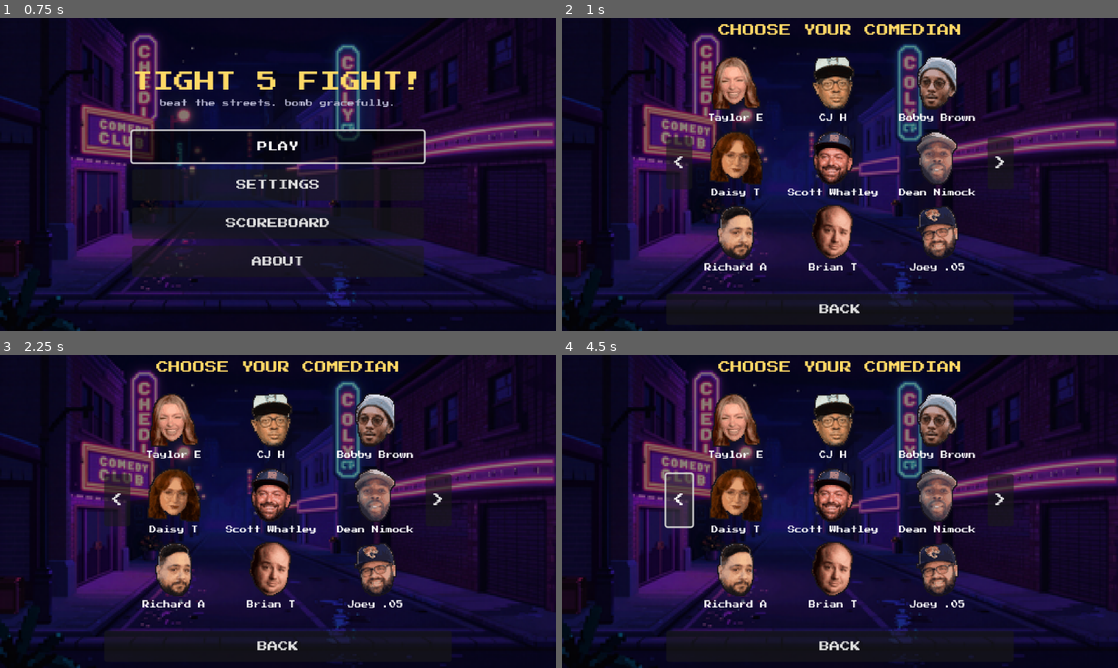
Above: before the commit, frames 1-4 (two rows, left to right).
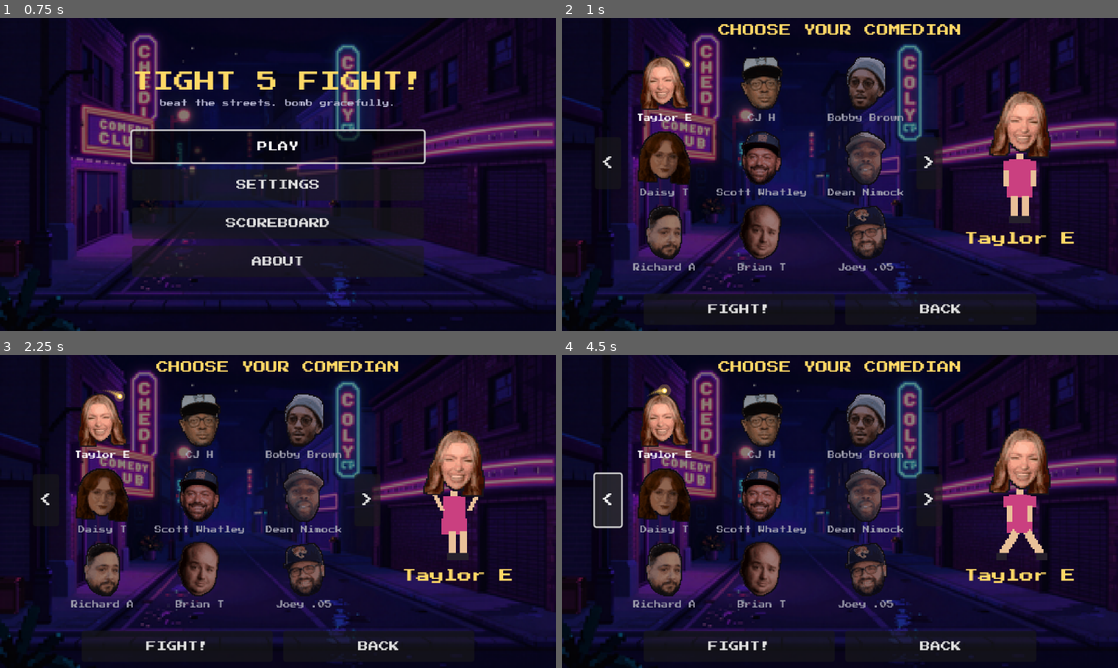
Above: after the commit, the same moments.

Repository: imehesz/tight-5-fight
Game: Godot game, scene res://scenes/splash.tscn
The game is run twice, just before and just after one commit, with the same random seed, the same clock (stepped at 60 frames per second) and the same inputs.
Inputs (mouse positions are in pixels of both pictures, inside the frame that each line leads up to):
- Up to frame 1 (0.75 s): tap Enter at 0.5 s; move the mouse to (400, 158) at 0.52 s; hold D (move_right) from 0.53 s (still down); tap K (kick) at 0.6 s; click (400, 158) at 0.67 s
- Up to frame 2 (1 s): keep holding D (move_right); tap J (punch) at 0.8 s
- Up to frame 3 (2.25 s): release D (move_right) at 1.25 s; click "BACK" at 1.25 s; click "PLAY" at 2 s
- Up to frame 4 (4.5 s): drag from (728, 527) to (812, 574) at 2.77 s; click "<" at 3.5 s; click "<" at 4.25 s

Frame 1 is identical in both runs. In frame 2, 22% of the frame differs, in the area x 7-93%, y 11-95%; in frame 3, 22%; in frame 4, 23%, in the area x 5-93%, y 9-95%.

Commit message:
Eveyrthing is bigger and dancing :)

Diff:
--- a/project.godot
+++ b/project.godot
@@ -27,6 +27,7 @@
 window/size/window_width_override=1280
 window/size/window_height_override=720
 window/stretch/mode="canvas_items"
+window/stretch/aspect="expand"
 window/handheld/orientation=4
 
 [gui]
--- a/scenes/character_select.gd
+++ b/scenes/character_select.gd
@@ -1,12 +1,62 @@
 extends MenuBase
-## Character Select: grid of comedian heads parsed from characters.json,
-## paged 9 at a time with LEFT/RIGHT arrows when there's more than one page.
+## Character Select: grid of comedian heads parsed from characters.json
+## (paged 9 at a time with LEFT/RIGHT arrows) on the left, a dancing
+## preview of the highlighted comedian on the right. Tapping a head only
+## selects it; the FIGHT! button starts the run.
 
 const GRID_COLUMNS := 3
 const PAGE_SIZE := 9
+const PREVIEW_SIZE := Vector2(150, 170)
+## 1.5x the in-game fighter size.
+const PREVIEW_SCALE := Fighter.BODY_SCALE * 1.5
 
 var _page := 0
+var _selected := -1
 var _grid: GridContainer
+var _dancer: Dancer
+var _preview_name: Label
+var _fight_btn: Button
+var _orbit: SelectionOrbit
+
+
+## A shiny golden dot with a fading trail circling the selected head.
+class SelectionOrbit extends Control:
+	const GOLD := Color(1.0, 0.84, 0.35)
+	const LOOPS_PER_SEC := 0.6
+	const TRAIL := 10
+	var _t := 0.0
+
+	func _ready() -> void:
+		mouse_filter = Control.MOUSE_FILTER_IGNORE
+
+	func _process(delta: float) -> void:
+		# Track the head button's rect by hand: anchors don't reliably pick
+		# up the parent's size while the grid is being (re)laid out.
+		var p := get_parent() as Control
+		if p:
+			position = Vector2.ZERO
+			size = p.size
+		_t = fposmod(_t + delta * LOOPS_PER_SEC, 1.0)
+		queue_redraw()
+
+	func _draw() -> void:
+		for i in range(TRAIL, 0, -1):
+			var p := _point_on_orbit(fposmod(_t - i * 0.012, 1.0))
+			var fade := 1.0 - float(i) / (TRAIL + 1)
+			draw_circle(p, 4.5 * fade, Color(GOLD.r, GOLD.g, GOLD.b, 0.16 * fade))
+			draw_circle(p, 2.0 * fade, Color(GOLD.r, GOLD.g, GOLD.b, 0.6 * fade))
+		# Head of the comet: soft glow, gold body, twinkling white core.
+		var head := _point_on_orbit(_t)
+		var pulse := 1.0 + 0.25 * sin(Time.get_ticks_msec() * 0.012)
+		draw_circle(head, 6.0 * pulse, Color(GOLD.r, GOLD.g, GOLD.b, 0.25))
+		draw_circle(head, 3.0, GOLD)
+		draw_circle(head, 1.4 * pulse, Color(1.0, 0.98, 0.9))
+
+	## Maps t in [0,1) to a point on a circle hugging the head, starting
+	## at the top and running clockwise.
+	func _point_on_orbit(t: float) -> Vector2:
+		var radius := minf(size.x, size.y) / 2.0 + 2.0
+		return size / 2.0 + Vector2.from_angle(t * TAU - PI / 2.0) * radius
 
 
 func _ready() -> void:
@@ -32,13 +82,76 @@
 	row.add_child(center)
 	if paged:
 		row.add_child(_arrow_button(">", 1))
+	row.add_child(_build_preview())
 
 	_fill_page()
 	if GameState.characters.is_empty():
 		add_text(box, "No characters found in data/characters.json!")
 
 	add_spacer(box, 10)
-	add_button(box, "BACK", func(): GameState.change_scene(GameState.SCENE_MAIN_MENU))
+	var buttons := HBoxContainer.new()
+	buttons.alignment = BoxContainer.ALIGNMENT_CENTER
+	buttons.add_theme_constant_override("separation", 12)
+	box.add_child(buttons)
+	_fight_btn = add_button(buttons, "FIGHT!", func(): GameState.start_new_game(_selected))
+	add_button(buttons, "BACK", func(): GameState.change_scene(GameState.SCENE_MAIN_MENU))
+
+	if GameState.characters.is_empty():
+		_fight_btn.disabled = true
+	else:
+		_select(0)
+
+
+func _build_preview() -> Control:
+	var panel := VBoxContainer.new()
+	panel.alignment = BoxContainer.ALIGNMENT_CENTER
+	var stage := Control.new()
+	stage.custom_minimum_size = PREVIEW_SIZE
+	panel.add_child(stage)
+	_dancer = Dancer.new()
+	_dancer.position = Vector2(PREVIEW_SIZE.x / 2.0, PREVIEW_SIZE.y - 6.0)
+	_dancer.scale = Vector2(PREVIEW_SCALE, PREVIEW_SCALE)
+	stage.add_child(_dancer)
+	_preview_name = Label.new()
+	_preview_name.horizontal_alignment = HORIZONTAL_ALIGNMENT_CENTER
+	_preview_name.autowrap_mode = TextServer.AUTOWRAP_WORD_SMART
+	_preview_name.custom_minimum_size = Vector2(PREVIEW_SIZE.x, 0)
+	_preview_name.add_theme_font_size_override("font_size", 16)
+	_preview_name.add_theme_color_override("font_color", Color(1.0, 0.85, 0.4))
+	panel.add_child(_preview_name)
+	return panel
+
+
+func _select(index: int) -> void:
+	_selected = index
+	var cfg: Dictionary = GameState.characters[index]
+	_dancer.set_character(cfg)
+	_preview_name.text = String(cfg.get("CharacterName", "?"))
+	_fight_btn.disabled = false
+	_update_highlights()
+
+
+func _update_highlights() -> void:
+	_detach_orbit()
+	for card in _grid.get_children():
+		var on: bool = card.get_meta("index", -1) == _selected
+		card.modulate = Color(1, 1, 1) if on else Color(0.62, 0.62, 0.68)
+		if on:
+			if _orbit == null:
+				_orbit = SelectionOrbit.new()
+			card.get_child(0).add_child(_orbit)
+
+
+## The orbit is parked (unparented) while its card is being rebuilt or the
+## selection lives on another page, so page turns never free it.
+func _detach_orbit() -> void:
+	if _orbit and _orbit.get_parent():
+		_orbit.get_parent().remove_child(_orbit)
+
+
+func _exit_tree() -> void:
+	if _orbit and not _orbit.is_inside_tree():
+		_orbit.free()
 
 
 func _page_count() -> int:
@@ -51,12 +164,14 @@
 
 
 func _fill_page() -> void:
+	_detach_orbit()
 	for c in _grid.get_children():
 		_grid.remove_child(c)
 		c.queue_free()
 	var start := _page * PAGE_SIZE
 	for i in range(start, mini(start + PAGE_SIZE, GameState.characters.size())):
 		_grid.add_child(_character_card(i, GameState.characters[i]))
+	_update_highlights()
 
 
 func _arrow_button(label: String, dir: int) -> Button:
@@ -74,12 +189,15 @@
 func _character_card(index: int, cfg: Dictionary) -> VBoxContainer:
 	var card := VBoxContainer.new()
 	card.alignment = BoxContainer.ALIGNMENT_CENTER
+	card.set_meta("index", index)
 	var btn := TextureButton.new()
 	btn.texture_normal = CharacterFactory.head_texture(String(cfg.get("HeadSpritePath", "")))
 	btn.ignore_texture_size = true
 	btn.stretch_mode = TextureButton.STRETCH_KEEP_ASPECT_CENTERED
 	btn.custom_minimum_size = Vector2(64, 64)
-	btn.pressed.connect(func(): GameState.start_new_game(index))
+	btn.pressed.connect(func():
+		GameState.play_sfx("click")
+		_select(index))
 	card.add_child(btn)
 	var name_label := Label.new()
 	name_label.text = String(cfg.get("CharacterName", "?"))
--- a/scenes/game_over.gd
+++ b/scenes/game_over.gd
@@ -2,16 +2,9 @@
 ## Game Over: final score, high-score callout, replay / menu options,
 ## plus the just-played character dancing it off on the left.
 
-## Dance poses: walk cycle and "hit" (arms flung up in the air).
-const DANCE_ANIMS := ["walk", "hit"]
-## 1.5x the in-game fighter size.
-const DANCE_SCALE := Fighter.BODY_SCALE * 1.5
+## Twice the in-game fighter size.
+const DANCE_SCALE := Fighter.BODY_SCALE * 2.0
 const DANCE_FEET_POS := Vector2(110, 330)
-
-var _body: AnimatedSprite2D
-var _head: Sprite2D
-var _head_offset := Vector2.ZERO
-var _dance_timer: Timer
 
 
 func _ready() -> void:
@@ -30,46 +23,8 @@
 	add_button(box, "PLAY AGAIN", func(): GameState.change_scene(GameState.SCENE_CHARACTER_SELECT))
 	add_button(box, "SCOREBOARD", func(): GameState.change_scene(GameState.SCENE_SCOREBOARD))
 	add_button(box, "MAIN MENU", func(): GameState.change_scene(GameState.SCENE_MAIN_MENU))
-	_build_dancer()
-
-
-## Rebuild the played character (body + socketed head, like Fighter does)
-## and let them dance: random walk / arms-up poses, head glancing left/right.
-func _build_dancer() -> void:
-	var cfg := GameState.selected_character_data()
-	var dancer := Node2D.new()
+	var dancer := Dancer.new()
 	dancer.position = DANCE_FEET_POS
 	dancer.scale = Vector2(DANCE_SCALE, DANCE_SCALE)
+	dancer.set_character(GameState.selected_character_data())
 	add_child(dancer)
-
-	_body = AnimatedSprite2D.new()
-	_body.sprite_frames = CharacterFactory.body_frames(
-			String(cfg.get("BodyType", "M")),
-			Color.from_string(String(cfg.get("SkinColor", "")),
-					CharacterFactory.DEFAULT_SKIN))
-	_body.offset = Vector2(0, -CharacterFactory.FRAME_H / 2.0)
-	dancer.add_child(_body)
-
-	_head = Sprite2D.new()
-	_head.texture = CharacterFactory.head_texture(String(cfg.get("HeadSpritePath", "")))
-	var s := Fighter.HEAD_SCALE * maxf(float(cfg.get("HeadScale", 1.0)), 0.1) \
-			* (Fighter.HEAD_BASE_PX / maxf(_head.texture.get_width(), 1.0))
-	_head.scale = Vector2(s, s)
-	_head_offset = Vector2(float(cfg.get("HeadOffsetX", 0)), float(cfg.get("HeadOffsetY", 0)))
-	dancer.add_child(_head)
-
-	_dance_timer = Timer.new()
-	_dance_timer.one_shot = true
-	_dance_timer.timeout.connect(_dance_step)
-	add_child(_dance_timer)
-	_dance_step()
-
-
-func _dance_step() -> void:
-	var anim: String = DANCE_ANIMS.pick_random()
-	_body.play(anim)
-	_head.flip_h = randi() % 2 == 0
-	var neck := CharacterFactory.head_offset(anim)
-	var lift := _head.texture.get_height() * _head.scale.y / 2.0 - 4.0
-	_head.position = Vector2(neck.x + _head_offset.x, neck.y - lift + _head_offset.y)
-	_dance_timer.start(randf_range(0.4, 0.9))
--- a/scenes/venue.gd
+++ b/scenes/venue.gd
@@ -60,17 +60,21 @@
 
 # ---------------------------------------------------------------- setup
 func _build_background(data: Dictionary) -> void:
+	var view := get_viewport().get_visible_rect().size
 	var path := String(data.get("InteriorSpritePath", ""))
 	if ResourceLoader.exists(path):
 		var bg := Sprite2D.new()
 		bg.texture = load(path)
 		bg.centered = false
+		# Stretch the 640x360 art to the device's visible size — phones wider
+		# than 16:9 expand the viewport (stretch/aspect="expand").
+		bg.scale = view / bg.texture.get_size()
 		bg.z_index = -10
 		add_child(bg)
 	else:
 		var rect := ColorRect.new()
 		rect.color = Color(0.2, 0.1, 0.15)
-		rect.size = Vector2(640, 360)
+		rect.size = view
 		rect.z_index = -10
 		add_child(rect)
 
--- /dev/null
+++ b/scripts/dancer.gd
@@ -0,0 +1,57 @@
+class_name Dancer
+extends Node2D
+## A modular character (body + socketed head, assembled like Fighter)
+## dancing in place: random walk / arms-up poses, head glancing left and
+## right. Node origin is at the character's feet.
+
+## Dance poses: walk cycle and "hit" (arms flung up in the air).
+const DANCE_ANIMS := ["walk", "hit"]
+
+var _body: AnimatedSprite2D
+var _head: Sprite2D
+var _head_offset := Vector2.ZERO
+var _timer: Timer
+
+
+func _ready() -> void:
+	_timer = Timer.new()
+	_timer.one_shot = true
+	_timer.timeout.connect(_dance_step)
+	add_child(_timer)
+	if _body:
+		_dance_step()
+
+
+## Apply a character entry from characters.json. Safe to call again to
+## swap the previewed character in place.
+func set_character(cfg: Dictionary) -> void:
+	if _body:
+		_body.queue_free()
+		_head.queue_free()
+	_body = AnimatedSprite2D.new()
+	_body.sprite_frames = CharacterFactory.body_frames(
+			String(cfg.get("BodyType", "M")),
+			Color.from_string(String(cfg.get("SkinColor", "")),
+					CharacterFactory.DEFAULT_SKIN))
+	_body.offset = Vector2(0, -CharacterFactory.FRAME_H / 2.0)
+	add_child(_body)
+
+	_head = Sprite2D.new()
+	_head.texture = CharacterFactory.head_texture(String(cfg.get("HeadSpritePath", "")))
+	var s := Fighter.HEAD_SCALE * maxf(float(cfg.get("HeadScale", 1.0)), 0.1) \
+			* (Fighter.HEAD_BASE_PX / maxf(_head.texture.get_width(), 1.0))
+	_head.scale = Vector2(s, s)
+	_head_offset = Vector2(float(cfg.get("HeadOffsetX", 0)), float(cfg.get("HeadOffsetY", 0)))
+	add_child(_head)
+	if _timer:
+		_dance_step()
+
+
+func _dance_step() -> void:
+	var anim: String = DANCE_ANIMS.pick_random()
+	_body.play(anim)
+	_head.flip_h = randi() % 2 == 0
+	var neck := CharacterFactory.head_offset(anim)
+	var lift := _head.texture.get_height() * _head.scale.y / 2.0 - 4.0
+	_head.position = Vector2(neck.x + _head_offset.x, neck.y - lift + _head_offset.y)
+	_timer.start(randf_range(0.4, 0.9))
--- a/scripts/touch_controls.gd
+++ b/scripts/touch_controls.gd
@@ -13,20 +13,35 @@
 	{"action": "move_right", "tex": "res://assets/gen/ui/btn_right.png", "pos": Vector2(100, 284)},
 	{"action": "interact", "tex": "res://assets/gen/ui/btn_up.png", "pos": Vector2(56, 240)},
 	{"action": "duck", "tex": "res://assets/gen/ui/btn_down.png", "pos": Vector2(56, 316)},
-	{"action": "punch", "tex": "res://assets/gen/ui/btn_punch.png", "pos": Vector2(536, 296)},
-	{"action": "kick", "tex": "res://assets/gen/ui/btn_kick.png", "pos": Vector2(584, 248)},
+	{"action": "punch", "tex": "res://assets/gen/ui/btn_punch.png", "pos": Vector2(548, 296)},
+	{"action": "kick", "tex": "res://assets/gen/ui/btn_kick.png", "pos": Vector2(596, 248)},
 ]
+
+
+const DESIGN_W := 640.0
+
+var _buttons: Array = []  # [{node, pos}]
 
 
 func _ready() -> void:
 	layer = 90
-	var view := get_viewport().get_visible_rect().size
 	for b in BUTTONS:
 		var btn := TouchScreenButton.new()
 		btn.texture_normal = load(b.tex)
 		btn.action = b.action
 		btn.scale = Vector2(SCALE, SCALE)
-		var anchor := Vector2(0.0 if b.pos.x < view.x / 2.0 else view.x, view.y)
-		btn.position = anchor + (b.pos - anchor) * SCALE
 		btn.passby_press = true
 		add_child(btn)
+		_buttons.append({"node": btn, "pos": b.pos})
+	_layout()
+	# The OS/browser can report the real window size a frame (or a rotation)
+	# after _ready, so re-anchor whenever the viewport changes.
+	get_viewport().size_changed.connect(_layout)
+
+
+func _layout() -> void:
+	var view := get_viewport().get_visible_rect().size
+	for b in _buttons:
+		var pos: Vector2 = b.pos
+		var anchor := Vector2(0.0 if pos.x < DESIGN_W / 2.0 else view.x, view.y)
+		b.node.position = anchor + (pos - anchor) * SCALE
Binary file changed: assets/gen/ui/btn_down.png
Binary file changed: assets/gen/ui/btn_kick.png
Binary file changed: assets/gen/ui/btn_left.png
Binary file changed: assets/gen/ui/btn_punch.png
Binary file changed: assets/gen/ui/btn_right.png
Binary file changed: assets/gen/ui/btn_up.png
Not shown, added: scripts/dancer.gd.uid
Not shown, changed: tools/gen_assets.py
